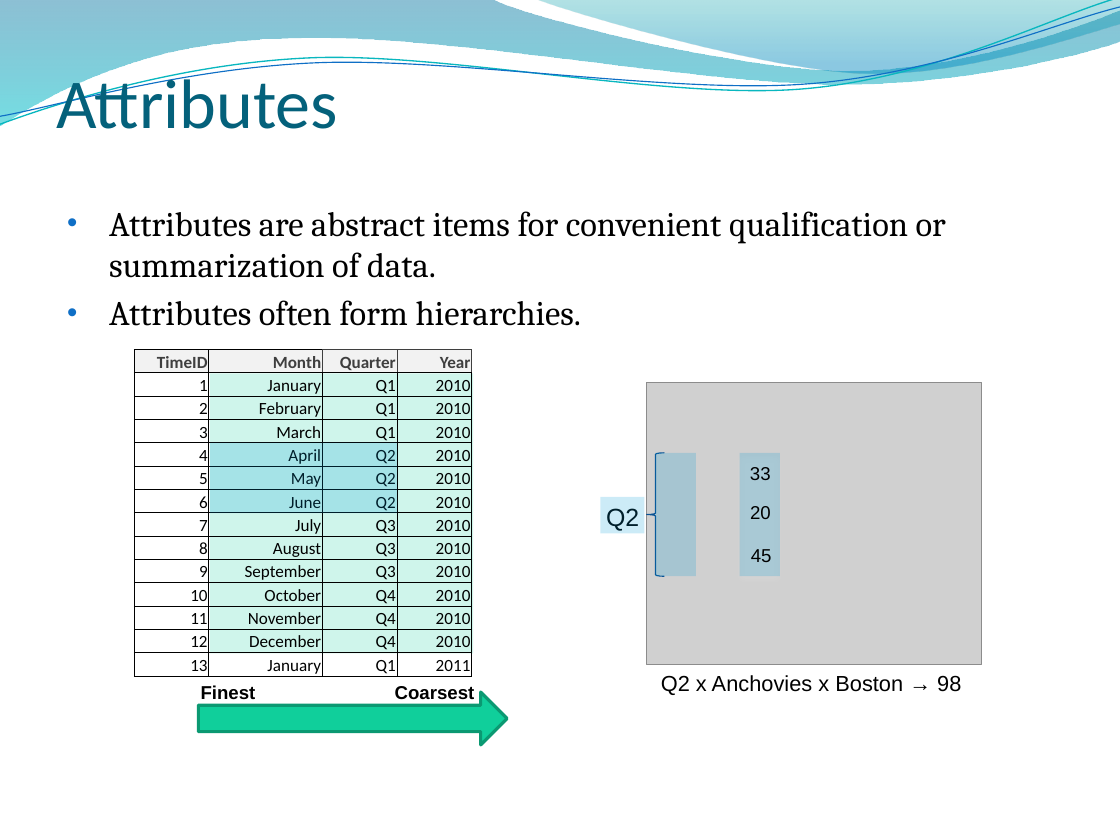
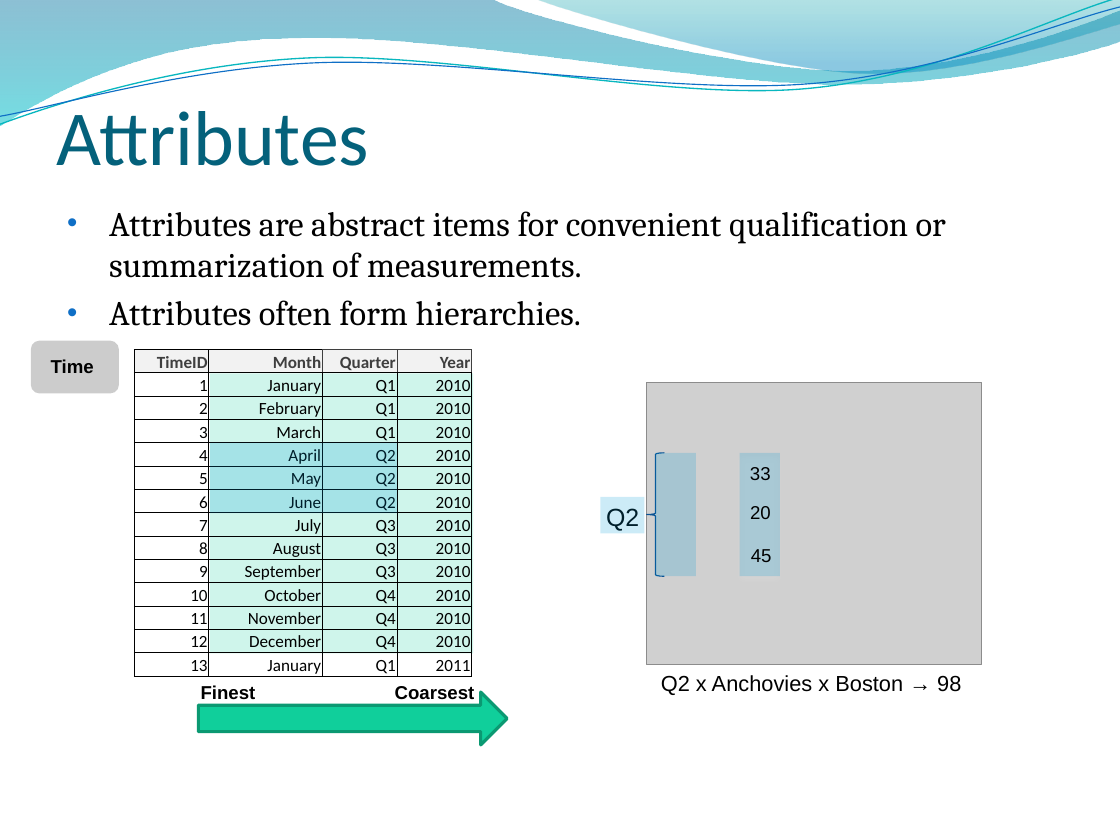
Before and after one commit to edvelezg/unb-dw, a slide deck: slide 19 of project/Presentation/Datawarehousing.pptm. Drawn at 1120x840 pixels with LibreOffice and Linux fonts; fonts in the diff are those of the drawing; grey boxes stand for pictures; background and template pictures are left out. Boxes give left, top, right and bottom in pixels: in the first picture for what was removed or moved away, otherwise in the second. Text is boxed around its words. In the diff, an @@ line names an element or a change of style, - is before the commit and + after.

```diff
--- a/project/Presentation/Datawarehousing.pptm
+++ b/project/Presentation/Datawarehousing.pptm
@@ title "Attributes": place and size @@
-title "Attributes" at bbox=[56, 69, 338, 129]
+title "Attributes" at bbox=[56, 100, 369, 166]
@@ title "Attributes" at bbox=[56, 100, 369, 166]: size 45 to 50 pt @@
@@ text at bbox=[109, 211, 946, 278]: text changed @@
-  • Attributes are abstract items for convenient qualification or summarization of data.
+  • Attributes are abstract items for convenient qualification or summarization of measurements.
@@ rounded rectangle added at bbox=[31, 340, 120, 393], fill #000000 at 20% opacity @@
@@ text added at bbox=[51, 359, 94, 373], 12 pt, text #000000, bold @@
+Time
```
Also in this commit, not shown: 16 other slides changed, 3 slides added, 1 slide removed.
